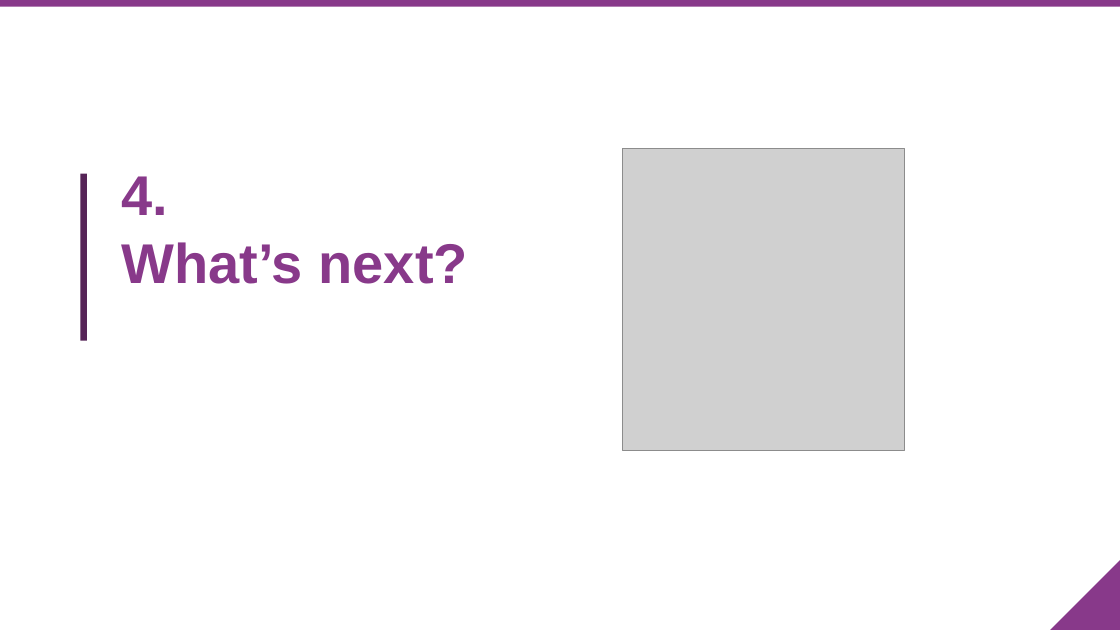
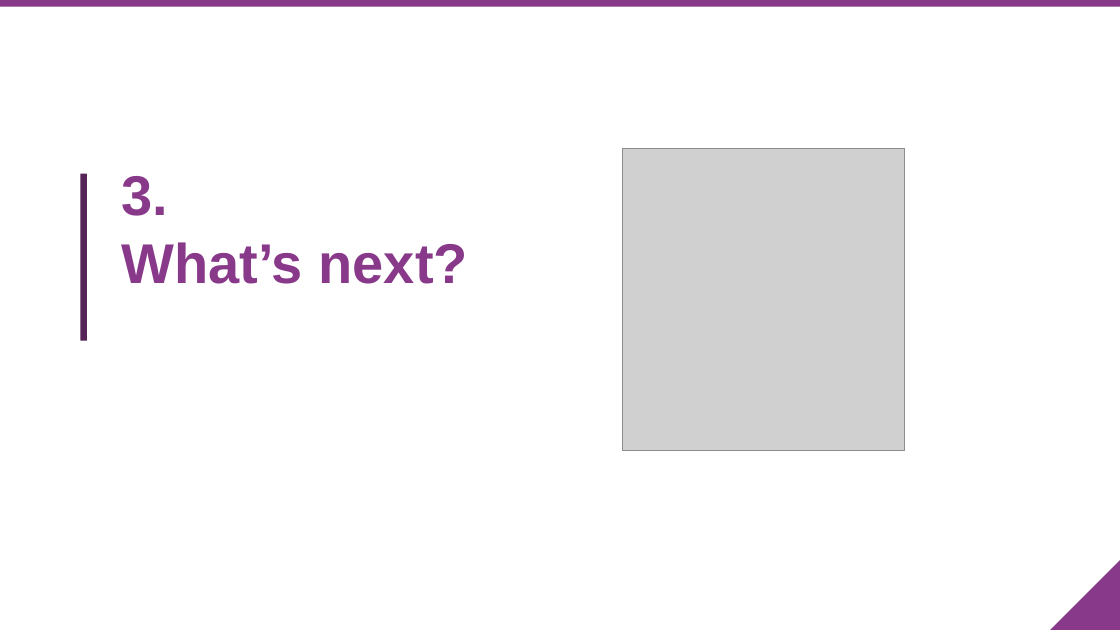
Before and after one commit to RLadiesCharlottesville/Presentations, a slide deck: slide 43 of 2019-08-27-R_Tutorial_RMarkdown_Tidyverse.pptx (slide 42 before the commit). Drawn at 1120x630 pixels with LibreOffice and Linux fonts; fonts in the diff are those of the drawing; grey boxes stand for pictures; background and template pictures are left out. Boxes give left, top, right and bottom in pixels: in the first picture for what was removed or moved away, otherwise in the second. Text is boxed around its words. In the diff, an @@ line names an element or a change of style, - is before the commit and + after.

```diff
--- a/2019-08-27-R_Tutorial_RMarkdown_Tidyverse.pptx
+++ b/2019-08-27-R_Tutorial_RMarkdown_Tidyverse.pptx
@@ title at [122,176,169,216]: text changed @@
-4.
+3.
```
Also in this commit, not shown: 29 other slides changed, 2 slides added, 1 slide removed.
